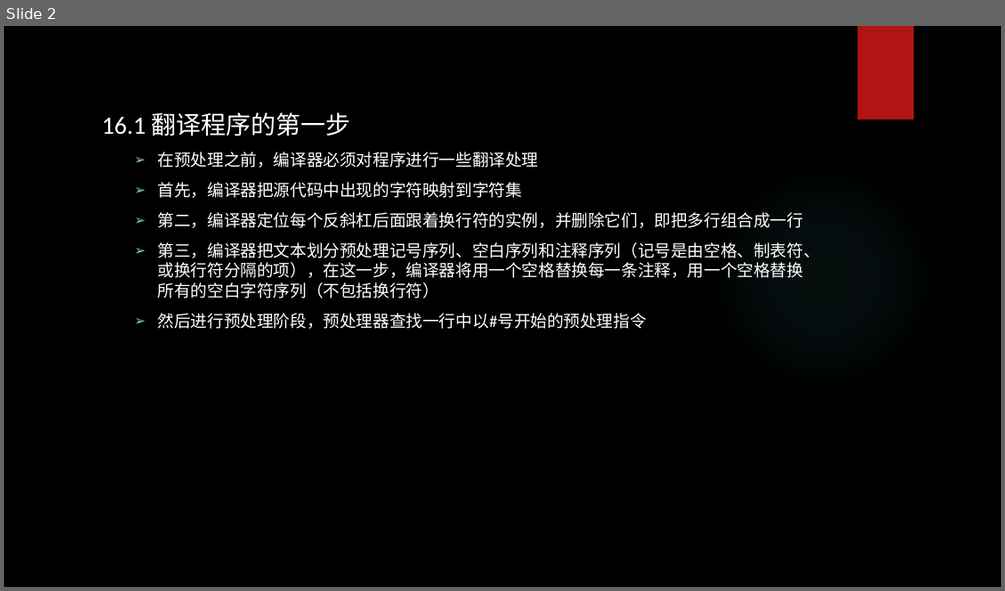
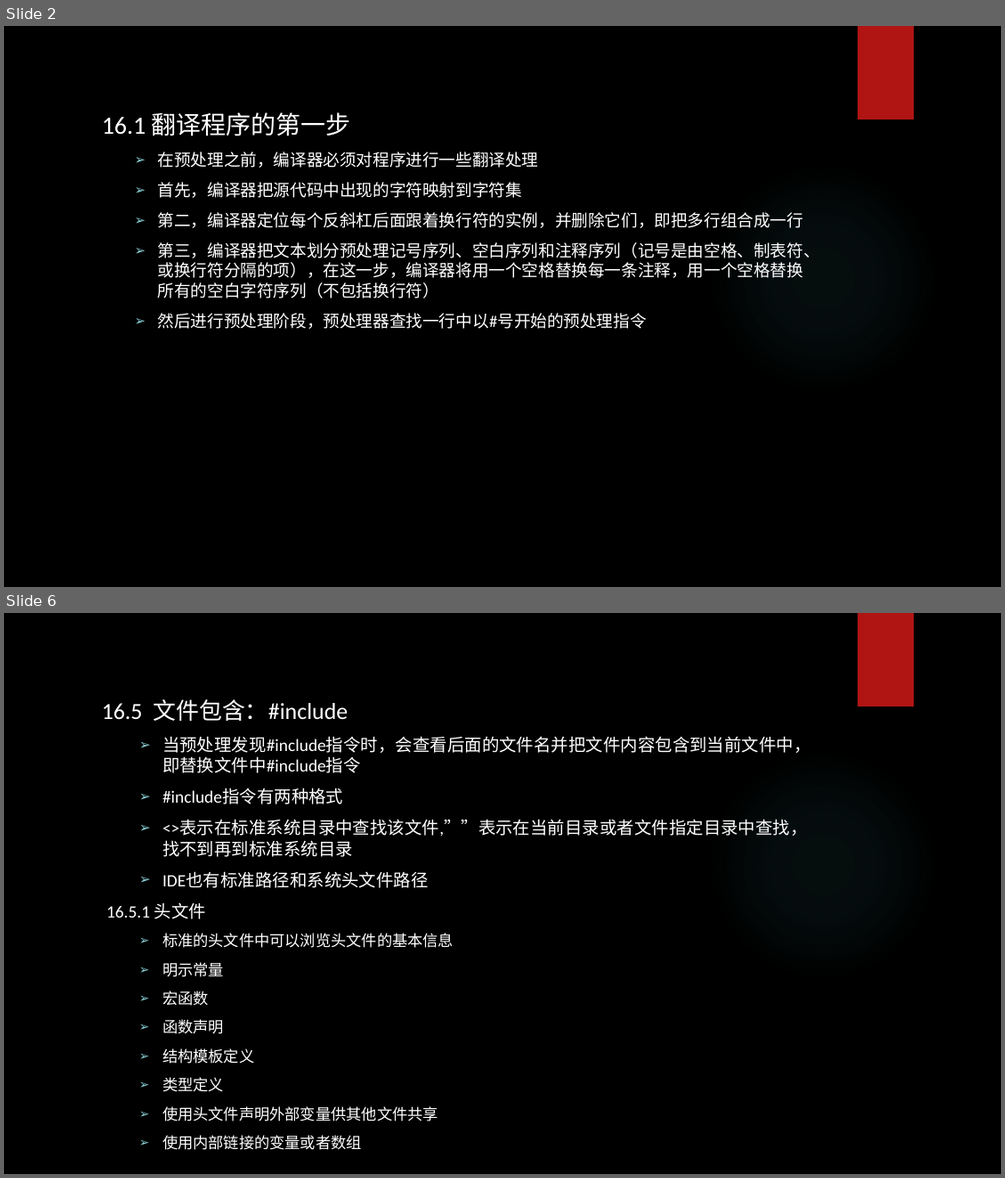
Before and after one commit to tsyin/c_ppt-code, a slide deck: PPT/16 C预处理器和C库.pptx. Shown one above the other, each under a label of ours: slide 2 before the commit, slides 2 and 6 after it; the slides between them are not shown. The pictures are 1005x591 and 1005x1178 pixels, drawn with LibreOffice and Linux fonts; fonts in the diff are those of the drawing; background and template pictures are left out. Boxes give left, top, right and bottom in pixels: in the first picture for what was removed or moved away, otherwise in the second. Text is boxed around its words. In the diff, an @@ line names an element or a change of style, - is before the commit and + after.

```diff
--- a/PPT/16 C预处理器和C库.pptx
+++ b/PPT/16 C预处理器和C库.pptx
@@ slide 6 added at [4, 613, 1001, 1174], background picture (left out); not listed: 2 template elements that a slide beside it also shows @@
@@ text added at [102, 699, 811, 1121], 16.6 pt, text #FFFFFF @@
+16.5 文件包含：#include
+  ➢ 当预处理发现#include指令时，会查看后面的文件名并把文件内容包含到当前文件中，即替换文件中#include指令
+  ➢ #include指令有两种格式
+  ➢ <>表示在标准系统目录中查找该文件,””表示在当前目录或者文件指定目录中查找，找不到再到标准系统目录
+  ➢ IDE也有标准路径和系统头文件路径
+16.5.1 头文件
+  ➢ 标准的头文件中可以浏览头文件的基本信息
+  ➢ 明示常量
+  ➢ 宏函数
+  ➢ 函数声明
+  ➢ 结构模板定义
+  ➢ 类型定义
+  ➢ 使用头文件声明外部变量供其他文件共享
+  ➢ 使用内部链接的变量或者数组
```
Also in this commit, not shown: 1 slide changed, 4 other slides added.
